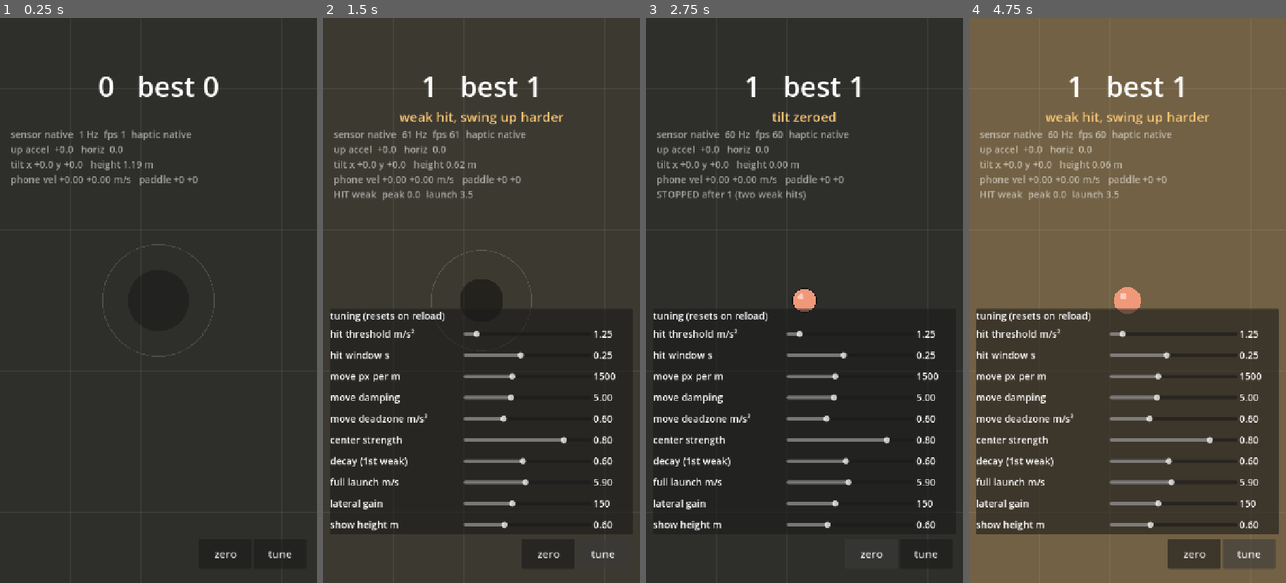
Above: before the commit, frames 1-4 (left to right).
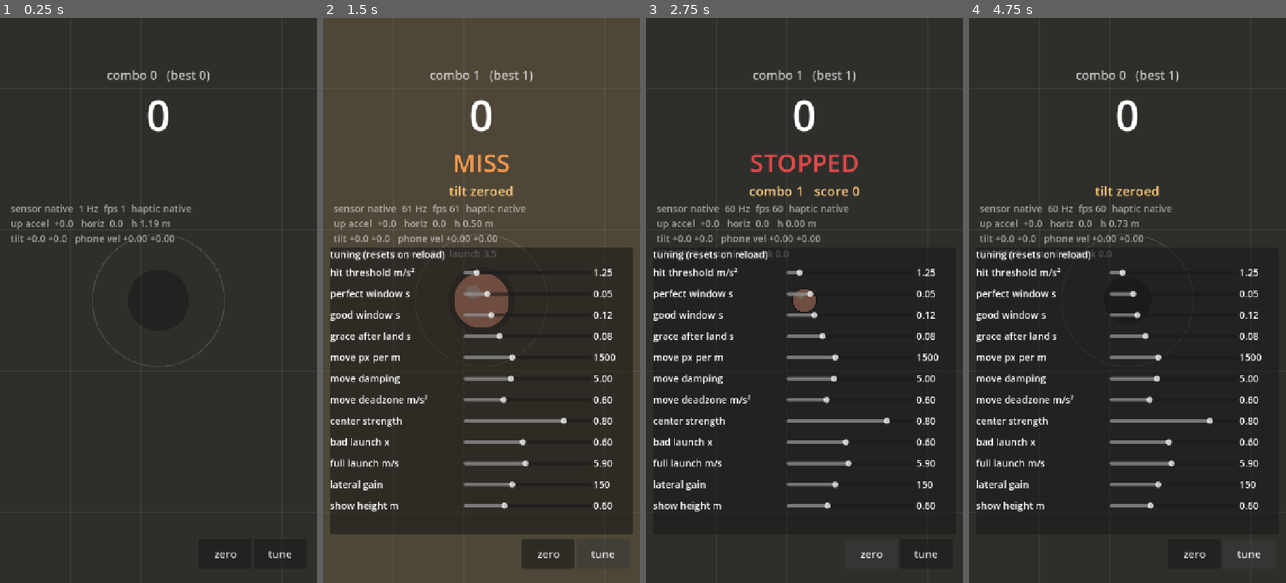
Above: after the commit, the same moments.

Repository: Xionday/Papapa
Game: Godot game, scene res://scenes/main.tscn
Same seed, same stepped clock (60 frames per second), same inputs: the game is played once before the commit and once after it.
Inputs:
- Up to frame 1 (0.25 s): no input
- Up to frame 2 (1.5 s): click "zero" at 0.5 s; click "tune" at 1.25 s
- Up to frame 3 (2.75 s): click "zero" at 2 s
- Up to frame 4 (4.75 s): click "tune" at 2.75 s; click "zero" at 3.5 s; click "tune" at 4.25 s

The runs differ from the first frame. In frame 1, 3.5% of the frame differs, in the area x 3-71%, y 9-62%; in frame 2, 12%; in frame 3, 11%; in frame 4, 97%, in the area x 0-100%, y 0-100%.

Commit message:
時機判定 PERFECT/GOOD/BAD、收縮環、分數與連擊
- 判定視窗 = 球出現(下落進 show_height)到落地+0.08s；視窗內向上加速度峰值的時刻 vs 落地時刻
  ≤50ms PERFECT、≤120ms GOOD、其餘 BAD；視窗內沒超過門檻 = MISS(當 BAD)
- PERFECT 全力、GOOD ×0.9、BAD ×0.6；BAD/MISS 連兩次球停住、回合結束
- 分數 3/2/1，連擊另計；HUD：連擊小字在上、分數大字、判定字樣分色
- 收縮環：球出現前停在 150px，出現後依距落地時間縮到 26px 剛好貼住落地時的球

Co-Authored-By: Claude Fable 5.1 <noreply@anthropic.com>
Claude-Session: https://claude.ai/code/session_01M2isnyCwhhtueNisXY1RbR

Diff:
--- a/scenes/main.tscn
+++ b/scenes/main.tscn
@@ -22,10 +22,23 @@
 grow_horizontal = 2
 mouse_filter = 2
 
+[node name="Combo" type="Label" parent="HUD/Top"]
+layout_mode = 2
+theme_override_colors/font_color = Color(1, 1, 1, 0.7)
+theme_override_font_sizes/font_size = 28
+text = "combo 0   (best 0)"
+horizontal_alignment = 1
+
 [node name="Score" type="Label" parent="HUD/Top"]
 layout_mode = 2
-theme_override_font_sizes/font_size = 64
-text = "0   best 0"
+theme_override_font_sizes/font_size = 96
+text = "0"
+horizontal_alignment = 1
+
+[node name="Judge" type="Label" parent="HUD/Top"]
+layout_mode = 2
+theme_override_font_sizes/font_size = 56
+text = ""
 horizontal_alignment = 1
 
 [node name="Msg" type="Label" parent="HUD/Top"]
@@ -73,7 +86,7 @@
 anchor_right = 1.0
 anchor_bottom = 1.0
 offset_left = 16.0
-offset_top = -620.0
+offset_top = -760.0
 offset_right = -16.0
 offset_bottom = -110.0
 grow_horizontal = 2
--- a/scripts/game.gd
+++ b/scripts/game.gd
@@ -1,16 +1,21 @@
 extends Node2D
-## 第 2 步：核心玩法。
+## 核心玩法。
 ## 螢幕就是球拍面（俯視）。球在拍面上方彈跳，影子畫在拍面上。
 ## 所有「往上」「水平」都相對重力向量計算，不寫死感測器正負號。
-
-signal hit(strong: bool, streak: int)
-signal missed(streak: int)
-signal stopped(streak: int)   ## 連續兩次沒用力，球停在拍面上
-signal pushed(dir: Vector2)
+##
+## 判定：球「出現」(下落到 show_height 以下) 到「落地 + grace」之間，
+## 向上加速度最大的那一刻就是你的揮擊時刻；和落地時刻的差距決定 PERFECT / GOOD / BAD。
+## 這段期間沒有任何一筆超過 hit_threshold → MISS，當 BAD 算。BAD 連兩次 → 球停住、回合結束。
+
+signal judged(grade: String, dt: float, streak: int, score: int)
+signal stopped(streak: int, score: int)
+signal pushed(step: Vector2)
 
 ## ---- 可調參數（HUD 的滑桿會改這些）----
-@export var hit_threshold: float = 1.25     ## m/s²，接球瞬間附近要有這麼大的向上加速度才算「有用力」（靜止噪音約 0.8）
-@export var hit_window: float = 0.25        ## s，往回看多久
+@export var hit_threshold: float = 1.25     ## m/s²，向上加速度要超過這個才算有揮
+@export var grace_after: float = 0.08       ## s，落地後再等多久才結算（讓晚一點揮也算得到）
+@export var perfect_dt: float = 0.05        ## s，|揮擊 − 落地| 在這之內 = PERFECT
+@export var good_dt: float = 0.12           ## s，在這之內 = GOOD；再外面 = BAD
 ## 手機位移（衝量版）：水平加速度積分成速度、再強力阻尼，位移 = 速度 × px_per_m
 @export var move_enabled: bool = true
 @export var move_deadzone: float = 0.6      ## m/s²，低於這個的水平加速度視為噪音
@@ -18,12 +23,15 @@
 @export var px_per_m: float = 1500.0        ## 手機移 10 cm ≈ 畫面移 150 px
 @export var center_strength: float = 0.8    ## 每次拍起，球在飛行中回到螢幕中心的比例（0 = 不回中）
 @export var edge_margin: float = 40.0       ## px，球離螢幕邊緣最少保留
-@export var decay: float = 0.6              ## 第一次沒用力：下一次起跳速度 = 上次 × decay
-@export var max_weak: int = 2               ## 連續幾次沒用力，球就停在拍面上
-@export var full_launch: float = 5.9        ## m/s，用力時的起跳速度（約 1.2 秒滯空）
+@export var good_launch: float = 0.9        ## GOOD 的起跳速度倍率
+@export var bad_launch: float = 0.6         ## BAD / MISS 的起跳速度倍率
+@export var max_bad: int = 2                ## 連續幾次 BAD，球就停住
+@export var full_launch: float = 5.9        ## m/s，PERFECT 的起跳速度（約 1.2 秒滯空）
 @export var lateral_gain: float = 150.0     ## px/s per m/s² 的傾斜
 @export var show_height: float = 0.6        ## m，球低於這個高度才看得到
 @export var gravity_m: float = 9.8
+
+const SCORE := {"perfect": 3, "good": 2, "bad": 1, "miss": 0}
 
 ## ---- 狀態 ----
 var ball_pos: Vector2 = Vector2.ZERO        ## 世界座標，px
@@ -34,13 +42,24 @@
 var paddle_pos: Vector2 = Vector2.ZERO      ## 球拍（螢幕中心）在世界裡的位置
 var phone_vel: Vector2 = Vector2.ZERO       ## 估計的手機水平速度 m/s（螢幕座標）
 var streak: int = 0
-var best: int = 0
-var weak_count: int = 0                     ## 連續弱擊次數，強擊歸零
-var ball_stopped: bool = false              ## 球停在拍面上（dead 期間仍畫出球）
-var state: String = "serve"                 ## serve | air | dead
+var score: int = 0
+var best_streak: int = 0
+var best_score: int = 0
+var bad_count: int = 0                      ## 連續 BAD/MISS 次數，PERFECT/GOOD 歸零
+var ball_stopped: bool = false
+var state: String = "serve"                 ## air | settle | dead
 var _dead_timer: float = 0.0
+var _settle_timer: float = 0.0
 var _flash: float = 0.0
 var _flash_color: Color = Color.WHITE
+
+## 時機
+var _t_visible: float = -1.0                ## 球這次下落「出現」的時刻；-1 = 還沒出現
+var _t_land: float = 0.0                    ## 這次落地時刻
+var _t_fall_visible: float = 0.1            ## 出現到落地的理論時間（畫收縮環用）
+var last_grade: String = ""
+var last_dt: float = 0.0
+var last_peak: float = 0.0
 
 ## 感測器
 var up_dir: Vector3 = Vector3(0, 0, 1)
@@ -48,8 +67,8 @@
 var horiz_accel: Vector2 = Vector2.ZERO
 var tilt: Vector2 = Vector2.ZERO
 var tilt_zero: Vector2 = Vector2.ZERO        ## 校正：把目前握持角度當成水平
-var _up_hist: Array[Vector2] = []           ## (time, up_accel)
-var last_hit_peak: float = 0.0
+var _up_hist: Array[Vector2] = []           ## (time, up_accel)，保留最近 1 秒
+const HIST_KEEP := 1.0
 
 @onready var _sensor: Node = $SensorBridge
 
@@ -57,6 +76,10 @@
 func _ready() -> void:
 	_sensor.sample.connect(_on_sample)
 	_serve()
+
+
+func _now() -> float:
+	return Time.get_ticks_msec() / 1000.0
 
 
 func _on_sample(linear: Vector3, gravity: Vector3) -> void:
@@ -69,9 +92,9 @@
 	horiz_accel = Vector2(h3.x, -h3.y)
 	## 傾斜：重力在拍面上的分量，哪邊低就往哪邊飄
 	tilt = Vector2(gravity.x, -gravity.y) - tilt_zero
-	var now := Time.get_ticks_msec() / 1000.0
+	var now := _now()
 	_up_hist.append(Vector2(now, up_accel))
-	while _up_hist.size() > 0 and now - _up_hist[0].x > hit_window:
+	while _up_hist.size() > 0 and now - _up_hist[0].x > HIST_KEEP:
 		_up_hist.pop_front()
 
 
@@ -79,11 +102,13 @@
 	tilt_zero += tilt
 
 
-func _recent_up_peak() -> float:
-	var peak := 0.0
+## 在 [t0, t1] 之間找向上加速度最大的一筆，回傳 (時刻, 值)；沒有就 (−1, 0)
+func _peak_between(t0: float, t1: float) -> Vector2:
+	var best := Vector2(-1.0, 0.0)
 	for s in _up_hist:
-		peak = max(peak, s.y)
-	return peak
+		if s.x >= t0 and s.x <= t1 and s.y > best.y:
+			best = s
+	return best
 
 
 func _serve() -> void:
@@ -94,8 +119,21 @@
 	v_up = full_launch
 	v_lat = Vector2.ZERO
 	streak = 0
-	weak_count = 0
+	score = 0
+	bad_count = 0
 	ball_stopped = false
+	last_grade = ""
+	_t_visible = -1.0
+	_update_fall_time()
+
+
+## 從 show_height 落到 0 要多久（給收縮環用）
+func _update_fall_time() -> void:
+	var max_h: float = (v_up * v_up) / (2.0 * gravity_m)
+	var h0: float = min(show_height, max_h)
+	var v_at_h0: float = sqrt(max(0.0, 2.0 * gravity_m * (max_h - h0)))
+	## h0 = v_at_h0 t + g t²/2
+	_t_fall_visible = max(0.03, (-v_at_h0 + sqrt(v_at_h0 * v_at_h0 + 2.0 * gravity_m * h0)) / gravity_m)
 
 
 func _process(delta: float) -> void:
@@ -105,6 +143,10 @@
 	match state:
 		"air":
 			_step_air(delta)
+		"settle":
+			_settle_timer -= delta
+			if _settle_timer <= 0.0:
+				_judge()
 		"dead":
 			_dead_timer -= delta
 			if _dead_timer <= 0.0:
@@ -135,48 +177,80 @@
 	ball_pos += v_lat * delta
 	_clamp_to_screen()
 
+	## 下落中第一次進入可見高度 → 判定視窗開始
+	if _t_visible < 0.0 and v_up < 0.0 and ball_h <= show_height:
+		_t_visible = _now()
+
 	if ball_h <= 0.0 and v_up < 0.0:
 		ball_h = 0.0
-		if _on_paddle():
-			var peak := _recent_up_peak()
-			last_hit_peak = peak
-			var strong := peak >= hit_threshold
-			if strong:
-				weak_count = 0
-				last_launch = full_launch
-			else:
-				weak_count += 1
-				if weak_count >= max_weak:
-					## 球停在拍面上：這回合結束
-					state = "dead"
-					_dead_timer = 1.5
-					v_up = 0.0
-					v_lat = Vector2.ZERO
-					ball_stopped = true
-					_flash = 1.0
-					_flash_color = Color(0.98, 0.6, 0.3)
-					_sensor.haptic(3)
-					stopped.emit(streak)
-					return
-				last_launch = last_launch * decay
-			v_up = last_launch
-			v_lat = tilt * lateral_gain
-			## 回中：這次飛行結束時，球要回到螢幕中心 center_strength 的距離
-			var flight_t: float = 2.0 * v_up / gravity_m
-			v_lat += (paddle_pos - ball_pos) * center_strength / flight_t
-			streak += 1
-			best = max(best, streak)
-			_flash = 1.0
-			_flash_color = Color(0.36, 0.79, 0.65) if strong else Color(0.98, 0.78, 0.46)
-			_sensor.haptic(1 if strong else 2)
-			hit.emit(strong, streak)
+		_t_land = _now()
+		if _t_visible < 0.0:
+			_t_visible = _t_land
+		state = "settle"
+		_settle_timer = grace_after
+
+
+func _judge() -> void:
+	var peak := _peak_between(_t_visible, _t_land + grace_after)
+	last_peak = peak.y
+	var grade: String
+	if peak.x < 0.0 or peak.y < hit_threshold:
+		grade = "miss"
+		last_dt = 0.0
+	else:
+		last_dt = abs(peak.x - _t_land)
+		if last_dt <= perfect_dt:
+			grade = "perfect"
+		elif last_dt <= good_dt:
+			grade = "good"
 		else:
-			state = "dead"
-			_dead_timer = 1.5
-			_flash = 1.0
-			_flash_color = Color(0.89, 0.29, 0.29)
-			_sensor.haptic(3)
-			missed.emit(streak)
+			grade = "bad"
+	last_grade = grade
+
+	match grade:
+		"perfect":
+			bad_count = 0
+			last_launch = full_launch
+			_flash_color = Color(0.36, 0.79, 0.65)
+			_sensor.haptic(1)
+		"good":
+			bad_count = 0
+			last_launch = full_launch * good_launch
+			_flash_color = Color(0.53, 0.72, 0.92)
+			_sensor.haptic(1)
+		_:
+			bad_count += 1
+			last_launch = last_launch * bad_launch
+			_flash_color = Color(0.98, 0.78, 0.46)
+			_sensor.haptic(2)
+	_flash = 1.0
+
+	if bad_count >= max_bad:
+		state = "dead"
+		_dead_timer = 1.5
+		v_up = 0.0
+		v_lat = Vector2.ZERO
+		ball_stopped = true
+		_flash_color = Color(0.89, 0.29, 0.29)
+		_sensor.haptic(3)
+		best_streak = max(best_streak, streak)
+		best_score = max(best_score, score)
+		stopped.emit(streak, score)
+		return
+
+	streak += 1
+	score += SCORE[grade]
+	best_streak = max(best_streak, streak)
+	best_score = max(best_score, score)
+	v_up = last_launch
+	v_lat = tilt * lateral_gain
+	## 回中：這次飛行結束時，球要回到螢幕中心 center_strength 的距離
+	var flight_t: float = 2.0 * v_up / gravity_m
+	v_lat += (paddle_pos - ball_pos) * center_strength / flight_t
+	_t_visible = -1.0
+	_update_fall_time()
+	state = "air"
+	judged.emit(grade, last_dt, streak, score)
 
 
 ## 球限制在螢幕內：撞到邊就停在邊上，橫向速度歸零
@@ -191,20 +265,18 @@
 	ball_pos = paddle_pos + c
 
 
-func _on_paddle() -> bool:
-	var half := get_viewport_rect().size * 0.5
-	var d := ball_pos - paddle_pos
-	return abs(d.x) <= half.x and abs(d.y) <= half.y
-
-
 ## ---- 畫面 ----
 func _to_screen(world: Vector2) -> Vector2:
 	return get_viewport_rect().size * 0.5 + (world - paddle_pos)
 
 
+const BALL_R_LAND := 26.0
+const BALL_R_HIGH := 70.0
+const RING_R_MAX := 150.0
+
+
 func _draw() -> void:
 	var vp := get_viewport_rect().size
-	## 拍面
 	draw_rect(Rect2(Vector2.ZERO, vp), Color(0.18, 0.18, 0.17))
 	if _flash > 0.0:
 		draw_rect(Rect2(Vector2.ZERO, vp), Color(_flash_color, 0.35 * _flash))
@@ -222,7 +294,7 @@
 		y += grid
 
 	var sp := _to_screen(ball_pos)
-	var max_h: float = (full_launch * full_launch) / (2.0 * gravity_m)
+	var max_h: float = max(0.01, (last_launch * last_launch) / (2.0 * gravity_m))
 	var t: float = clamp(ball_h / max_h, 0.0, 1.0)
 
 	## 影子：頭頂燈的模型 — 球越高影子越大越淡，落地時最小最實
@@ -230,12 +302,22 @@
 	var shadow_a: float = lerp(0.55, 0.12, t)
 	draw_circle(sp, shadow_r, Color(0, 0, 0, shadow_a))
 
+	var visible_ball: bool = ball_h <= show_height and (state != "dead" or ball_stopped)
+	var k: float = clamp(ball_h / show_height, 0.0, 1.0)
+	var ball_r: float = lerp(BALL_R_LAND, BALL_R_HIGH, k)
+
+	## 收縮環：球出現前停在最大；出現後隨「距離落地的時間」縮到剛好貼住落地時的球
+	if state == "air" or state == "settle":
+		var ring_r: float = RING_R_MAX
+		if state == "settle":
+			ring_r = BALL_R_LAND
+		elif _t_visible >= 0.0:
+			var remain: float = clamp((_t_visible + _t_fall_visible - _now()) / _t_fall_visible, 0.0, 1.0)
+			ring_r = lerp(BALL_R_LAND, RING_R_MAX, remain)
+		var ring_a: float = 0.25 if _t_visible >= 0.0 else 0.12
+		draw_arc(sp, ring_r, 0.0, TAU, 64, Color(1, 1, 1, ring_a), 3.0)
+
 	## 球：只有低於 show_height 才看得到，越高(越靠近眼睛)越大
-	if ball_h <= show_height and (state != "dead" or ball_stopped):
-		var k: float = clamp(ball_h / show_height, 0.0, 1.0)
-		var r: float = lerp(26.0, 70.0, k)
-		draw_circle(sp, r, Color(0.94, 0.6, 0.48))
-		draw_circle(sp + Vector2(-r * 0.3, -r * 0.3), r * 0.25, Color(1, 1, 1, 0.5))
-	elif state != "dead":
-		## 球在視野外：畫一個指向落點的提示環
-		draw_arc(sp, 100.0 + 40.0 * t, 0.0, TAU, 48, Color(1, 1, 1, 0.15), 2.0)
+	if visible_ball:
+		draw_circle(sp, ball_r, Color(0.94, 0.6, 0.48))
+		draw_circle(sp + Vector2(-ball_r * 0.3, -ball_r * 0.3), ball_r * 0.25, Color(1, 1, 1, 0.5))
--- a/scripts/hud.gd
+++ b/scripts/hud.gd
@@ -1,34 +1,44 @@
 extends CanvasLayer
-## HUD：分數、除錯數值、參數滑桿。文字先用英文（Web 版沒有 CJK 字型）。
+## HUD：連擊(小、上)、分數(大)、判定字樣、除錯數值、參數滑桿。文字先用英文（Web 版沒有 CJK 字型）。
 
 @onready var _game: Node2D = get_parent()
 @onready var _sensor: Node = get_parent().get_node("SensorBridge")
+@onready var _combo: Label = $Top/Combo
 @onready var _score: Label = $Top/Score
+@onready var _judge: Label = $Top/Judge
+@onready var _msg: Label = $Top/Msg
 @onready var _debug: Label = $Top/Debug
 @onready var _panel: PanelContainer = $Panel
 @onready var _sliders_box: VBoxContainer = $Panel/VBox/Sliders
 @onready var _tune_btn: Button = $Buttons/Tune
 @onready var _zero_btn: Button = $Buttons/Zero
-@onready var _msg: Label = $Top/Msg
 
 ## name, property, min, max, step
 const PARAMS := [
 	["hit threshold m/s²", "hit_threshold", 0.5, 10.0, 0.25],
-	["hit window s", "hit_window", 0.05, 0.5, 0.01],
+	["perfect window s", "perfect_dt", 0.02, 0.2, 0.01],
+	["good window s", "good_dt", 0.05, 0.4, 0.01],
+	["grace after land s", "grace_after", 0.0, 0.3, 0.01],
 	["move px per m", "px_per_m", 0.0, 4000.0, 100.0],
 	["move damping", "move_damping", 1.0, 12.0, 0.5],
 	["move deadzone m/s²", "move_deadzone", 0.0, 2.0, 0.1],
 	["center strength", "center_strength", 0.0, 1.0, 0.05],
-	["decay (1st weak)", "decay", 0.3, 0.95, 0.05],
+	["bad launch x", "bad_launch", 0.3, 0.95, 0.05],
 	["full launch m/s", "full_launch", 3.0, 9.0, 0.1],
 	["lateral gain", "lateral_gain", 0.0, 400.0, 10.0],
 	["show height m", "show_height", 0.2, 1.5, 0.05],
 ]
 
-var _value_labels: Dictionary = {}
+const GRADE_COLOR := {
+	"perfect": Color(0.36, 0.79, 0.65),
+	"good": Color(0.53, 0.72, 0.92),
+	"bad": Color(0.98, 0.78, 0.46),
+	"miss": Color(0.98, 0.6, 0.3),
+}
+
 var _msg_timer: float = 0.0
+var _judge_timer: float = 0.0
 var _last_event: String = ""
-var _last_move: Vector2 = Vector2.ZERO
 
 
 func _ready() -> void:
@@ -37,12 +47,8 @@
 	_zero_btn.pressed.connect(func():
 		_game.calibrate_tilt()
 		_show_msg("tilt zeroed"))
-	_game.hit.connect(_on_hit)
-	_game.missed.connect(_on_missed)
-	_game.stopped.connect(func(streak: int):
-		_last_event = "STOPPED after %d (two weak hits)" % streak
-		_show_msg("ball stopped - swing up!"))
-	_game.pushed.connect(_on_pushed)
+	_game.judged.connect(_on_judged)
+	_game.stopped.connect(_on_stopped)
 	_build_sliders()
 
 
@@ -64,7 +70,6 @@
 		val_l.custom_minimum_size.x = 90
 		val_l.add_theme_font_size_override("font_size", 22)
 		val_l.text = _fmt(slider.value)
-		_value_labels[p[1]] = val_l
 		var prop: String = p[1]
 		slider.value_changed.connect(func(v: float):
 			_game.set(prop, v)
@@ -79,35 +84,38 @@
 	return "%.2f" % v if v < 10.0 else "%.0f" % v
 
 
-func _on_hit(strong: bool, streak: int) -> void:
-	_last_event = "HIT %s  peak %.1f  launch %.1f" % ["strong" if strong else "weak", _game.last_hit_peak, _game.last_launch]
-	if not strong:
-		_show_msg("weak hit, swing up harder")
+func _on_judged(grade: String, dt: float, streak: int, score: int) -> void:
+	_judge.text = grade.to_upper()
+	_judge.add_theme_color_override("font_color", GRADE_COLOR[grade])
+	_judge_timer = 0.7
+	_last_event = "%s  dt %+.0f ms  peak %.1f  launch %.1f" % [grade, dt * 1000.0, _game.last_peak, _game.last_launch]
 
 
-func _on_missed(streak: int) -> void:
-	_last_event = "MISS after %d" % streak
-	_show_msg("missed  (%d)" % streak)
-
-
-func _on_pushed(step: Vector2) -> void:
-	_last_move = step
+func _on_stopped(streak: int, score: int) -> void:
+	_judge.text = "STOPPED"
+	_judge.add_theme_color_override("font_color", Color(0.89, 0.29, 0.29))
+	_judge_timer = 1.5
+	_show_msg("combo %d   score %d" % [streak, score])
+	_last_event = "STOPPED  last %s  peak %.1f" % [_game.last_grade, _game.last_peak]
 
 
 func _show_msg(t: String) -> void:
 	_msg.text = t
-	_msg_timer = 1.2
+	_msg_timer = 1.5
 
 
 func _process(delta: float) -> void:
 	_msg_timer -= delta
 	if _msg_timer <= 0.0:
 		_msg.text = ""
-	_score.text = "%d   best %d" % [_game.streak, _game.best]
+	_judge_timer -= delta
+	if _judge_timer <= 0.0:
+		_judge.text = ""
+	_combo.text = "combo %d   (best %d)" % [_game.streak, _game.best_streak]
+	_score.text = "%d" % _game.score
 	_debug.text = "\n".join([
 		"sensor %s  %d Hz  fps %d  haptic %s" % [_sensor.status, _sensor.hz, Engine.get_frames_per_second(), _sensor.haptic_mode],
-		"up accel %+5.1f   horiz %4.1f" % [_game.up_accel, _game.horiz_accel.length()],
-		"tilt x %+4.1f y %+4.1f   height %.2f m" % [_game.tilt.x, _game.tilt.y, _game.ball_h],
-		"phone vel %+.2f %+.2f m/s   paddle %+.0f %+.0f" % [_game.phone_vel.x, _game.phone_vel.y, _game.paddle_pos.x, _game.paddle_pos.y],
+		"up accel %+5.1f   horiz %4.1f   h %.2f m" % [_game.up_accel, _game.horiz_accel.length(), _game.ball_h],
+		"tilt %+4.1f %+4.1f   phone vel %+.2f %+.2f" % [_game.tilt.x, _game.tilt.y, _game.phone_vel.x, _game.phone_vel.y],
 		_last_event,
 	])
